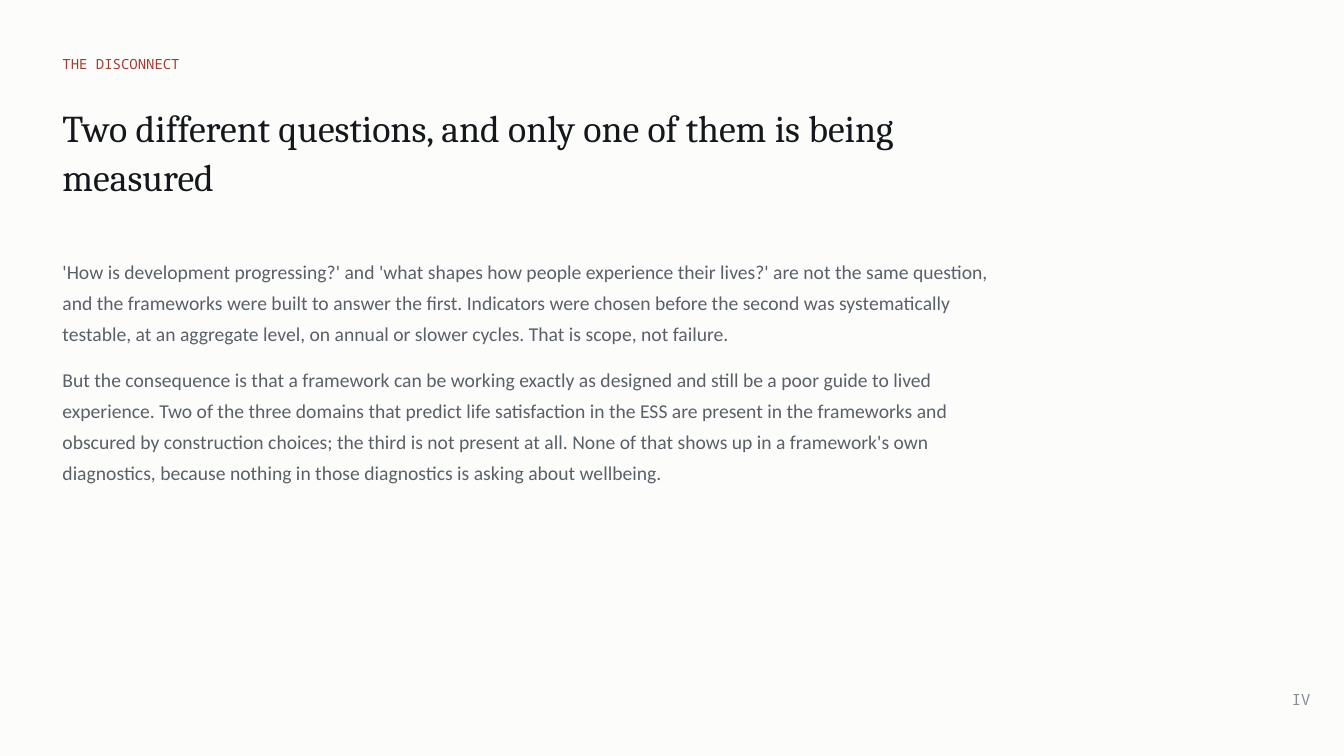
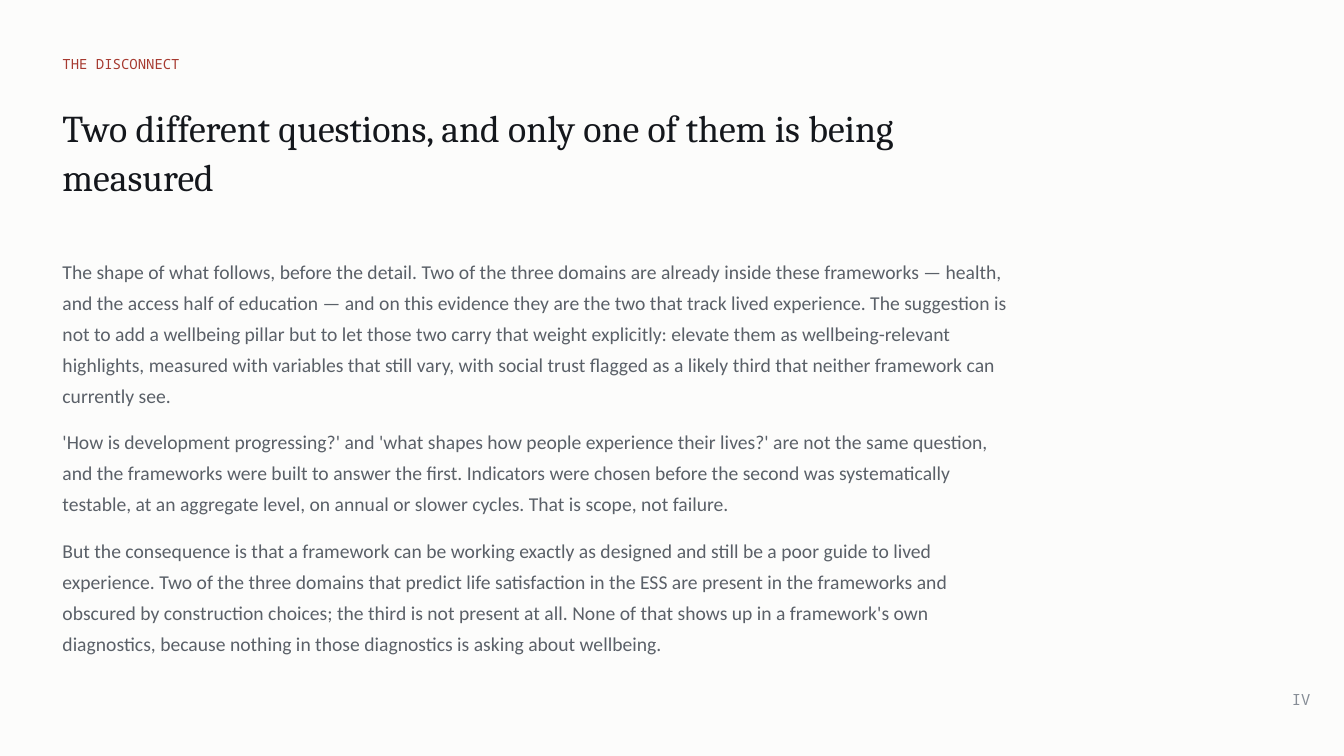
Before and after one commit to cwejnert/HDI-Happiness, a slide deck: slide 26 of deck/Measured_Where_It_Varies.pptx. Drawn at 1344x756 pixels with LibreOffice and Linux fonts; fonts in the diff are those of the drawing. Boxes give left, top, right and bottom in pixels: in the first picture for what was removed or moved away, otherwise in the second. Text is boxed around its words. In the diff, an @@ line names an element or a change of style, - is before the commit and + after.

```diff
--- a/deck/Measured_Where_It_Varies.pptx
+++ b/deck/Measured_Where_It_Varies.pptx
@@ text at bbox=[62, 265, 1006, 406]: paragraph added @@
+The shape of what follows, before the detail. Two of the three domains are already inside these frameworks — health, and the access half of education — and on this evidence they are the two that track lived experience. The suggestion is not to add a wellbeing pillar but to let those two carry that weight explicitly: elevate them as wellbeing-relevant highlights, measured with variables that still vary, with social trust flagged as a likely third that neither framework can currently see.
```
Also in this commit, not shown: 1 other slide changed, 1 other file.
